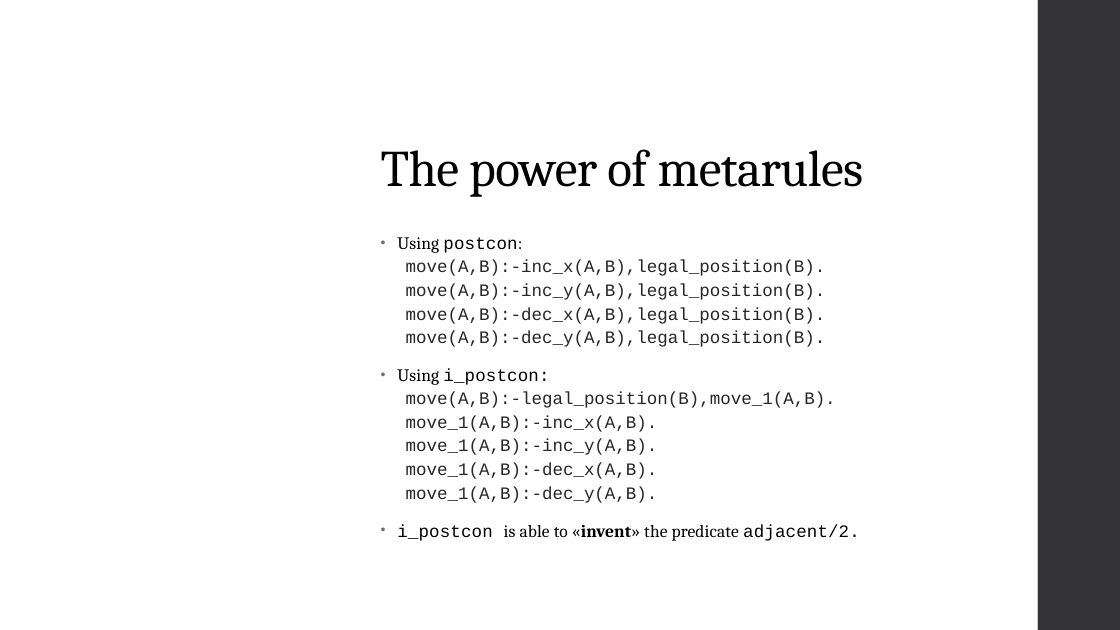
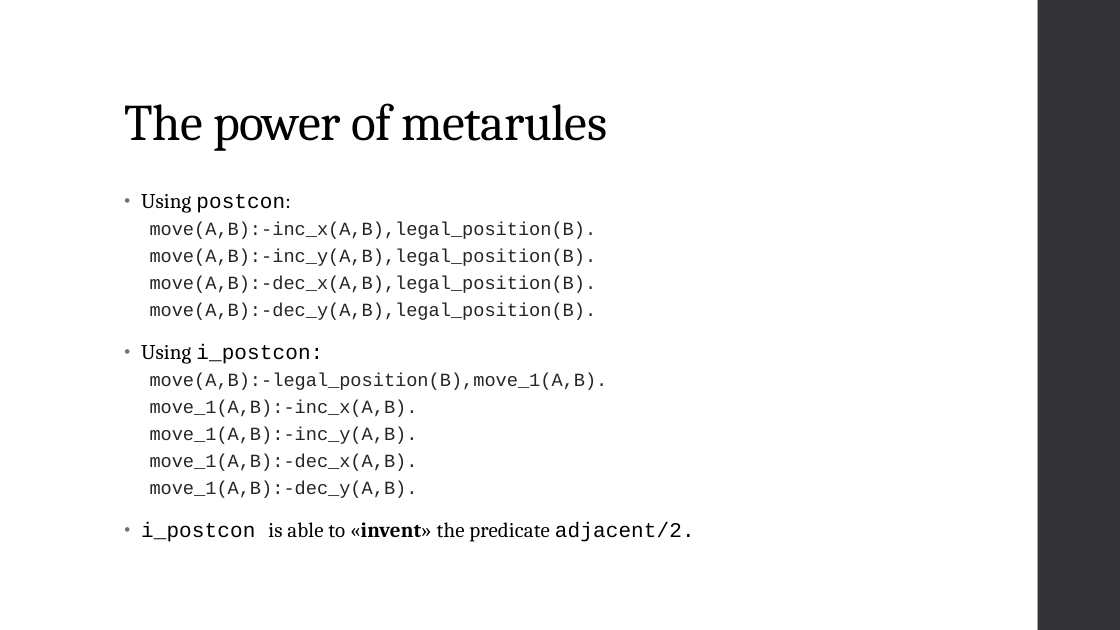
Before and after one commit to Alex-Dell1/ATAI_Maze_Project, a slide deck: slide 16 of ATAI_Presentation.pptx (slide 8 before the commit). Drawn at 1120x630 pixels with LibreOffice and Linux fonts; fonts in the diff are those of the drawing; background and template pictures are left out. Boxes give left, top, right and bottom in pixels: in the first picture for what was removed or moved away, otherwise in the second. Text is boxed around its words. In the diff, an @@ line names an element or a change of style, - is before the commit and + after.

```diff
--- a/ATAI_Presentation.pptx
+++ b/ATAI_Presentation.pptx
@@ rectangle: place and size @@
-rectangle at (327,0,1038,630)
+rectangle at (0,0,1038,630)
@@ rectangle at (0,0,1038,630): fill #FFFFFF at 91% opacity to #FFFFFF @@
@@ title "The power of metarules": place and size @@
-title "The power of metarules" at (381,149,864,197)
+title "The power of metarules" at (124,103,607,151)
@@ text "Using postcon:": place and size @@
-text "Using postcon:" at (397,237,860,541)
+text "Using postcon:" at (141,194,695,542)
@@ text "Using postcon:" at (141,194,695,542): size 15 to 18 pt in "Using postcon:", "Using i_postcon:", "i_postcon is able to «invent» the predicate ..."; size 15 to 16 pt in "move(A,B):-inc_x(A,B),legal_position(B).", "move(A,B):-inc_y(A,B),legal_position(B).", "move(A,B):-dec_x(A,B),legal_position(B).", "move(A,B):-dec_y(A,B),legal_position(B)." and 5 more places; line spacing 0.85 to 0.95; line spacing 0.8 to 0.9 @@
```
Also in this commit, not shown: 5 other slides changed, 13 slides added, 1 other file.
